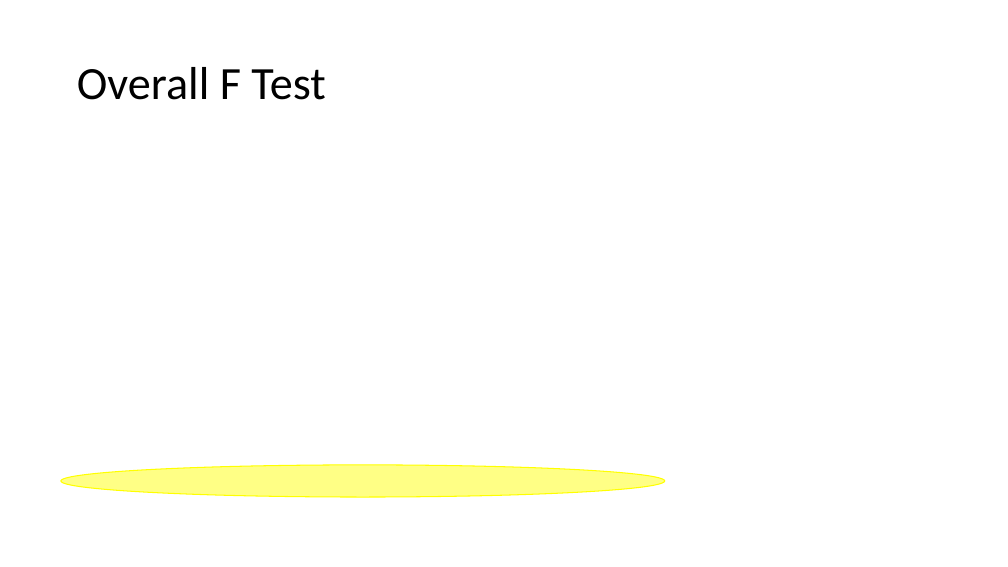
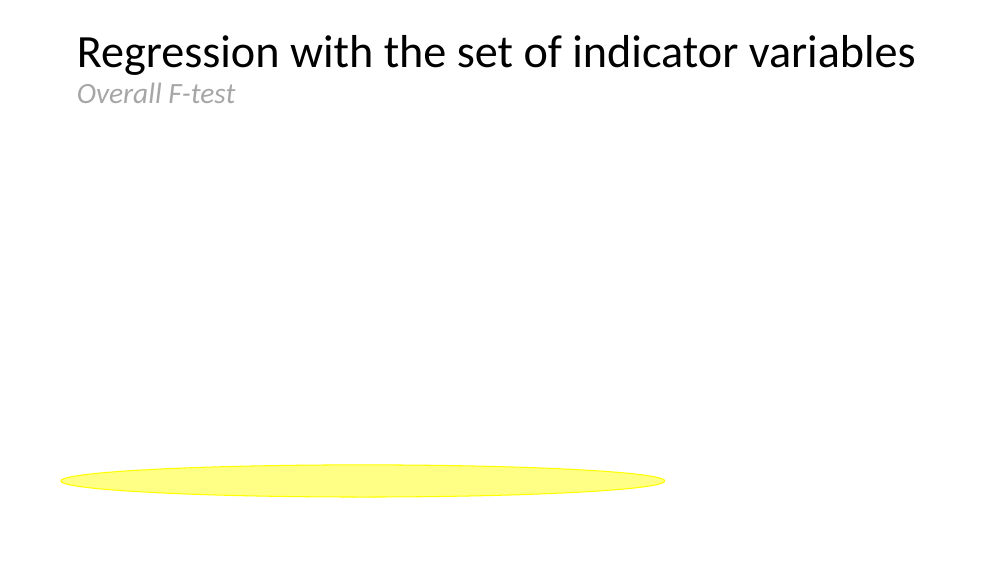
Before and after one commit to USCbiostats/LAsBEST, a slide deck: slide 10 of google-drive/week02/4Thurs/1_Week2_MultipleRegression.pptx. Drawn at 1008x567 pixels with LibreOffice and Linux fonts; fonts in the diff are those of the drawing; grey boxes stand for pictures; background and template pictures are left out. Boxes give left, top, right and bottom in pixels: in the first picture for what was removed or moved away, otherwise in the second. Text is boxed around its words. In the diff, an @@ line names an element or a change of style, - is before the commit and + after.

```diff
--- a/google-drive/week02/4Thurs/1_Week2_MultipleRegression.pptx
+++ b/google-drive/week02/4Thurs/1_Week2_MultipleRegression.pptx
@@ title at (77,35,916,103): text changed @@
-Overall F Test
+Regression with the set of indicator variables
+Overall F-test
```
Also in this commit, not shown: 15 other slides changed, 1 slide added, 1 slide removed, 1 other file.
